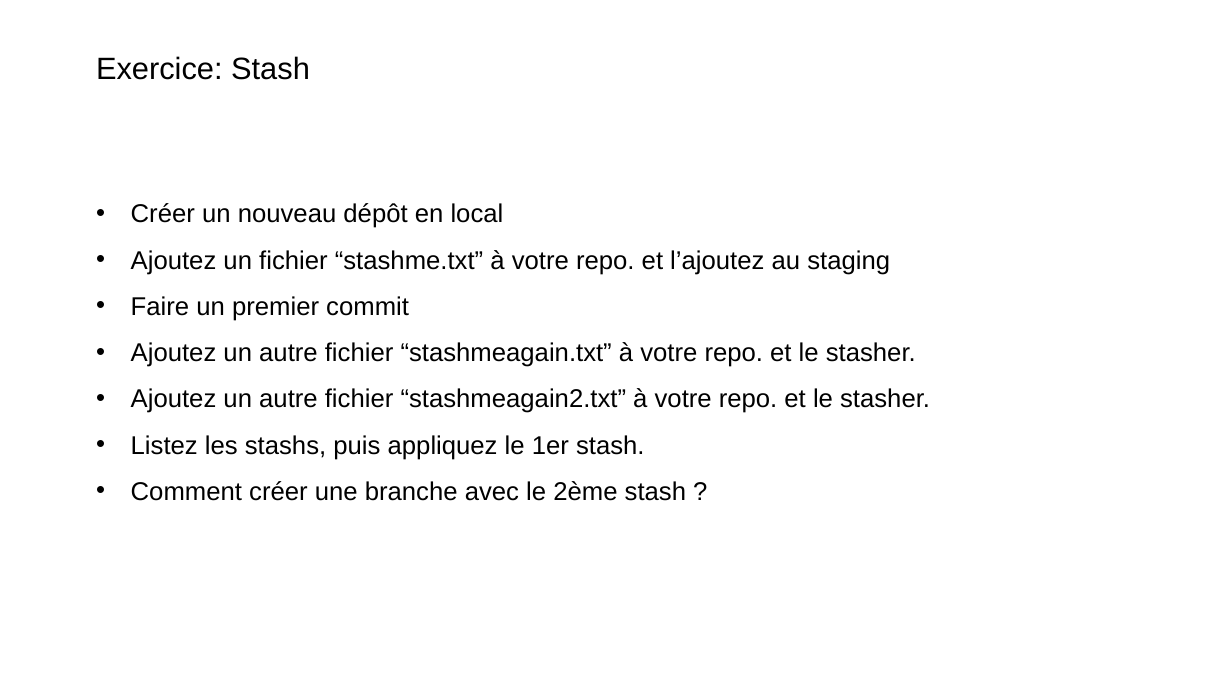
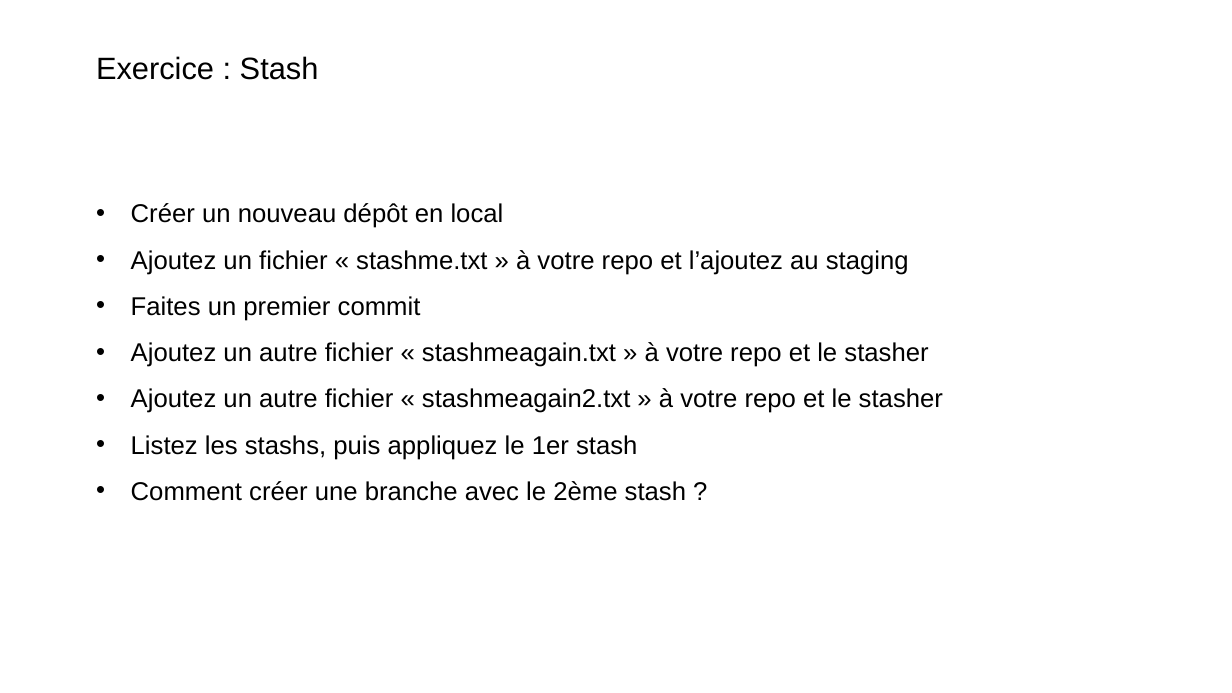
Before and after one commit to Xaviou1003/formation-git, a slide deck: slide 44 of Formation Git - basique.pptx. Drawn at 1232x693 pixels with LibreOffice and Linux fonts; fonts in the diff are those of the drawing; background and template pictures are left out. Boxes give left, top, right and bottom in pixels: in the first picture for what was removed or moved away, otherwise in the second. Text is boxed around its words. In the diff, an @@ line names an element or a change of style, - is before the commit and + after.

```diff
--- a/Formation Git - basique.pptx
+++ b/Formation Git - basique.pptx
@@ title at (96, 56, 319, 80): spaces changed @@
-Exercice: Stash
+Exercice : Stash
@@ text at (131, 250, 943, 460): text changed @@
-• Ajoutez un fichier “stashme.txt” à votre repo. et l’ajoutez au staging
-• Faire un premier commit
-• Ajoutez un autre fichier “stashmeagain.txt” à votre repo. et le stasher.
-• Ajoutez un autre fichier “stashmeagain2.txt” à votre repo. et le stasher.
-• Listez les stashs, puis appliquez le 1er stash.
+• Ajoutez un fichier « stashme.txt » à votre repo et l’ajoutez au staging
+• Faites un premier commit
+• Ajoutez un autre fichier « stashmeagain.txt » à votre repo et le stasher
+• Ajoutez un autre fichier « stashmeagain2.txt » à votre repo et le stasher
+• Listez les stashs, puis appliquez le 1er stash
```
Also in this commit, not shown: 24 other slides changed, 1 other file.
